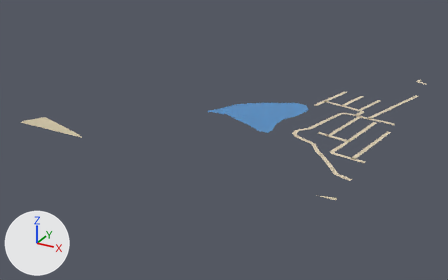
Before and after pictures for a commit that changed the glTF model public/assets/bengaluru-region-v1/tiles/t-4_-39-l0.glb.
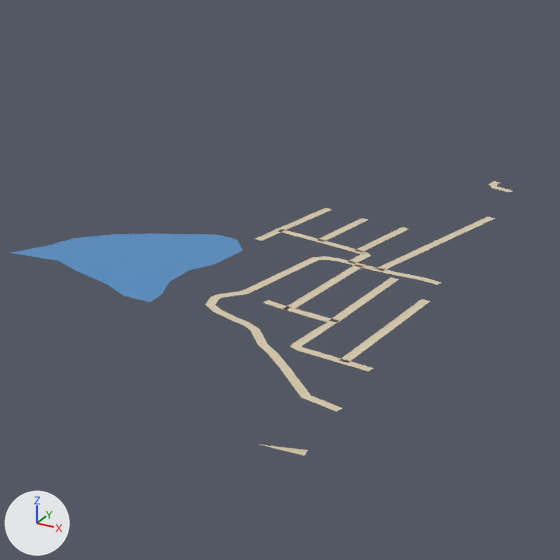
Each version is shown whole from a 50 mm lens placed at (-1308.0, -20117.0, 355.0), pointed at (-1764.0, -19288.0, -60.0), then close up on the part from 45% to 100% of the width and 0% to 88% of the height. Every picture has the same lights, and +X, +Y and +Z are marked at lower left. The older version's two pictures come first.

In view in the first close-up: 'ground', 'water'.
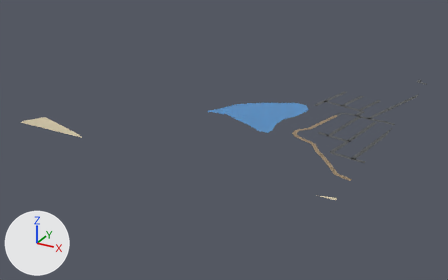
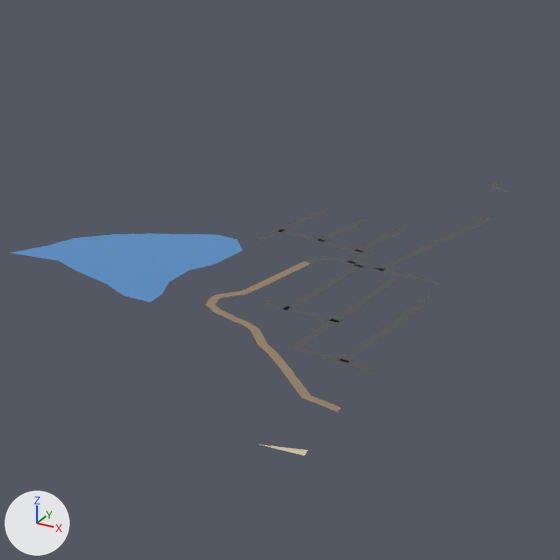
What differs and where, as boxes (x1, y1, x2, y2) in the close-ups (560 x 560 px; the box of a moved part takes in the faces that stretch with it):
part 1 of me_ground, moved or reshaped
    before: (301, 396, 342, 412)
    after: (302, 395, 341, 412)
part 2 of me_ground, reshaped
    before: (340, 281, 441, 362)
    after: (340, 281, 440, 363)
part 3 of me_ground, moved or reshaped
    before: (347, 181, 512, 270)
    after: (347, 181, 512, 271)
part 4 of me_ground, recoloured
    both: (205, 181, 500, 403)

The change, as a diff of the scene's bpy script:
```diff
--- a/public/assets/bengaluru-region-v1/tiles/t-4_-39-l0.glb.py
+++ b/public/assets/bengaluru-region-v1/tiles/t-4_-39-l0.glb.py
@@ me_ground @@
 # verts and faces of me_ground; kept vertices keep their numbers, new ones are numbered from 175
-me_ground.from_pydata(...)  # 175 vertices, 143 faces; spans x 0.0..503.0, y 0.0..501.0, z 1.0
+me_ground.from_pydata(...)  # 179 vertices, 147 faces; spans x 0.0..500.0, y 0.0..500.0, z 1.0
+# me_ground part 1
+delete_vertices([28])  # with the faces that use them
+verts[29] = (500.0, 60.0, 1.0)  # moved, pixel (341, 407)
+verts[175] = (500.0, 54.0, 1.0)  # pixel (337, 412)
+faces += [(27, 175, 29)]
+# me_ground part 2
+delete_vertices([111, 112])  # with the faces that use them
+verts[51] = (500.0, 260.0, 1.0)  # moved, pixel (437, 285)
+verts[52] = (500.0, 267.0, 1.0)  # moved, pixel (440, 282)
+verts[114] = (490.0, 185.0, 1.0)  # moved, pixel (389, 322)
+verts[113] = (496.0, 184.0, 1.0)  # moved, pixel (398, 325)
+verts[116] = (485.0, 151.0, 1.0)  # moved, pixel (364, 341)
+verts[115] = (491.0, 150.0, 1.0)  # moved, pixel (373, 343)
+verts[182] = (500.0, 252.0, 1.0)  # pixel (434, 289)
+verts[183] = (495.0, 218.0, 1.0)  # pixel (412, 305)
+verts[184] = (500.0, 218.0, 1.0)  # pixel (420, 307)
+verts[185] = (500.0, 212.0, 1.0)  # pixel (417, 310)
+faces += [(182, 183, 184), (183, 185, 184), (114, 185, 183), (113, 185, 114)]
+# me_ground part 3
+# 8 vertices are removed from x 439.0..503.0, y 291.0..489.0, z 1.0
+# 12 faces are deleted
+# 8 vertices move from x 466.0..492.0, y 303.0..501.0, z 1.0 to x 465.0..491.0, y 302.0..500.0, z 1.0
+# 10 vertices are added at x 439.0..500.0, y 291.0..488.0, z 1.0
+# 14 new faces join them
+# me_ground part 4: 109 kept faces spanning x 362.0..500.0, y 60.0..500.0, z 1.0 get new vertex colours; the middle colour goes from beige #d7c9ae to dark grey #535556
 me_ground.materials.append(mat_ground)
```
